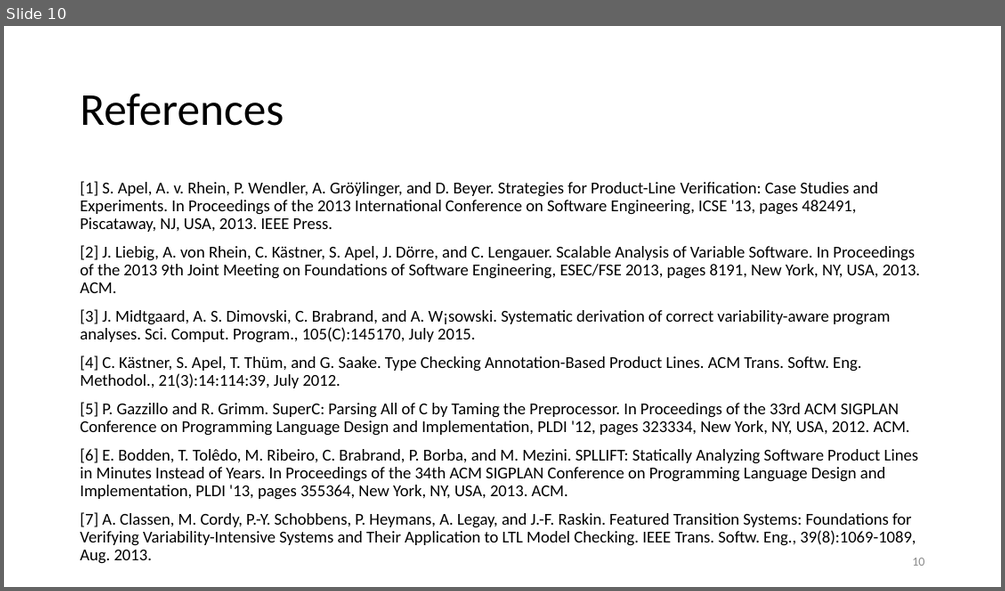
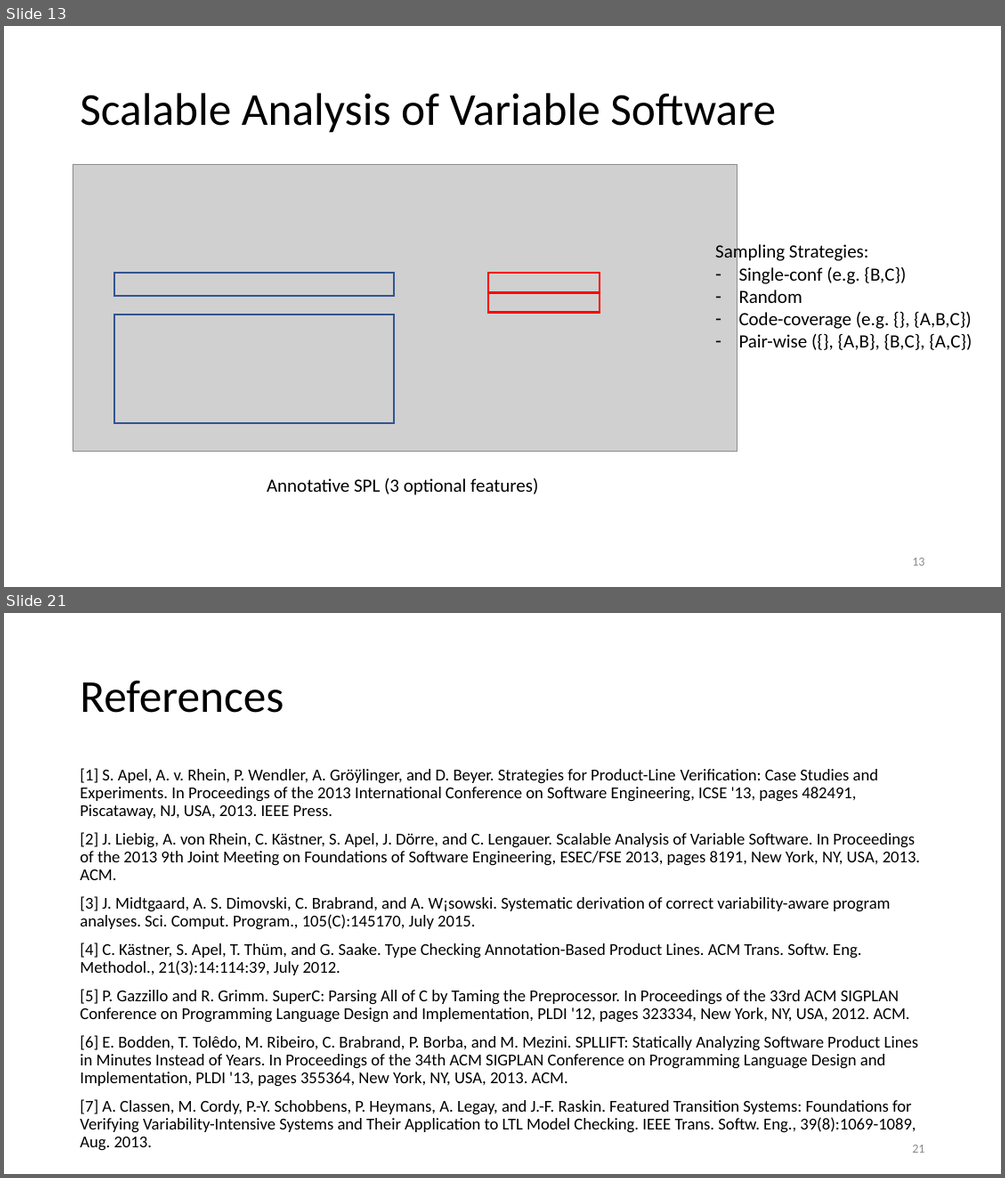
Before and after one commit to ramyshahin/ProductLineAnalysis, a slide deck: doc/quals/quals.pptx. Shown one above the other, each under a label of ours: slide 10 before the commit, slides 13 and 21 after it; the slides between them are not shown. The pictures are 1005x591 and 1005x1178 pixels, drawn with LibreOffice and Linux fonts; fonts in the diff are those of the drawing; grey boxes stand for pictures. Boxes give left, top, right and bottom in pixels: in the first picture for what was removed or moved away, otherwise in the second. Text is boxed around its words. In the diff, an @@ line names an element or a change of style, - is before the commit and + after.

```diff
--- a/doc/quals/quals.pptx
+++ b/doc/quals/quals.pptx
@@ slide 13 added at (4,26,1001,587), background #FFFFFF @@
@@ title added at (80,93,776,133), 44 pt, text #000000 @@
+Scalable Analysis of Variable Software
@@ picture added at (73,164,736,451) @@
@@ text added at (715,242,971,350), 18 pt, text #000000 @@
+Sampling Strategies:
+– Single-conf (e.g. {B,C})
+– Random
+– Code-coverage (e.g. {}, {A,B,C})
+– Pair-wise ({}, {A,B}, {B,C}, {A,C})
@@ rectangle added at (114,273,395,296), outline #325491 2.25 pt @@
@@ rectangle added at (488,273,600,292), outline #FF0000 2.25 pt @@
@@ rectangle added at (488,292,600,312), outline #FF0000 2.25 pt @@
@@ rectangle added at (114,314,395,423), outline #325491 2.25 pt @@
@@ text added at (267,478,538,495), 18 pt, text #000000 @@
+Annotative SPL (3 optional features)
@@ page number added at (912,557,924,565), 12 pt, text #8C8C8C @@
+13
@@ what was slide 10 is now slide 21 @@
@@ page number at (912,1144,924,1152): text changed @@
-10
+21
```
Also in this commit, not shown: 9 slides changed, 10 other slides added.
